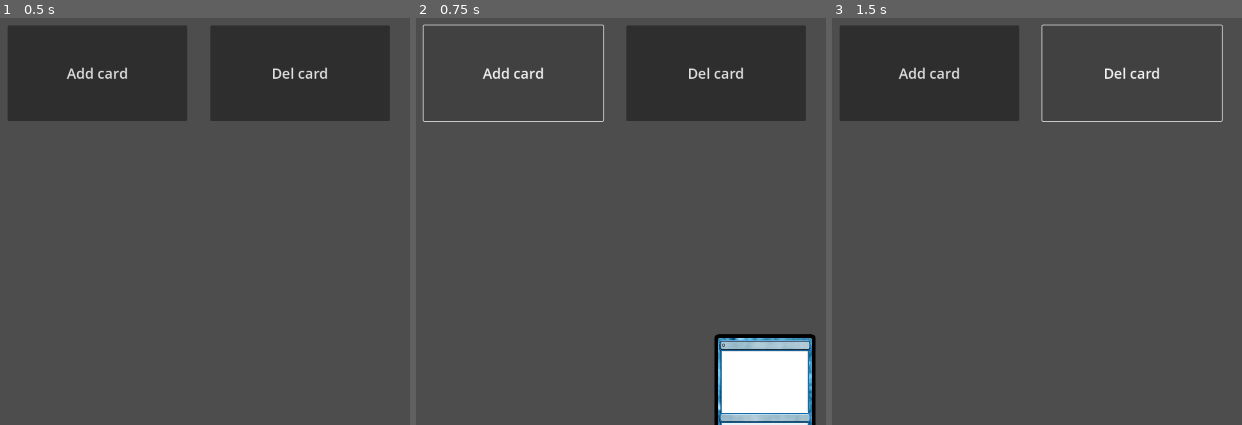
Above: before the commit, frames 1-3 (left to right).
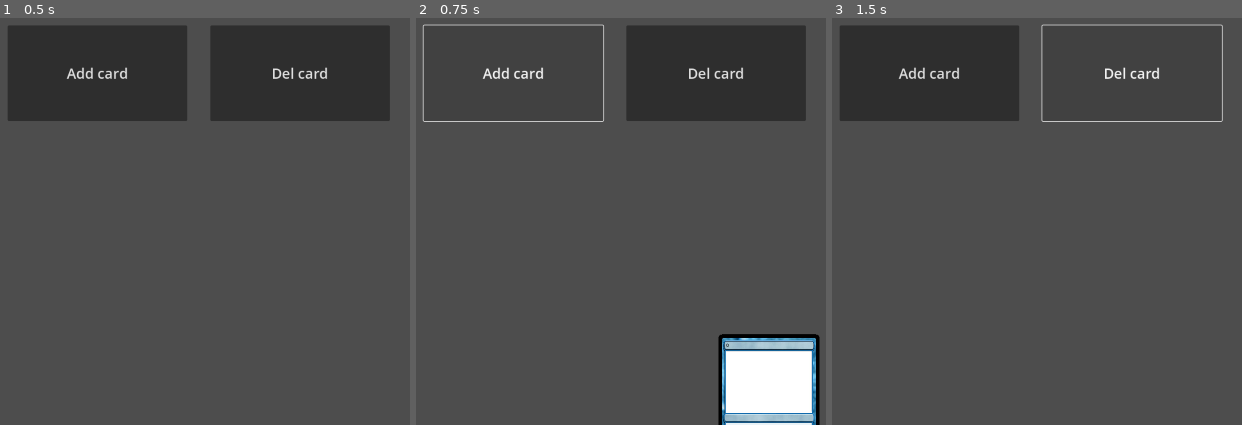
Above: after the commit, the same moments.

Repository: Crumbobly/CardSiege
Game: Godot game, scene res://scenes/del.tscn
The game is run twice, just before and just after one commit, with the same random seed, the same clock (stepped at 60 frames per second) and the same inputs.
Inputs:
- Up to frame 1 (0.5 s): no input
- Up to frame 2 (0.75 s): click "Add card" at 0.5 s
- Up to frame 3 (1.5 s): click "Del card" at 1.25 s

Frame 1 is identical in both runs. In frame 2, 1.3% of the frame differs, in the area x 72-99%, y 77-100%; in frame 3, nothing differs.

Commit message:
Bug fixed

Diff:
--- a/scenes/card/Card.tscn
+++ b/scenes/card/Card.tscn
@@ -8,7 +8,7 @@
 font_color = Color(0, 0, 0, 1)
 
 [sub_resource type="RectangleShape2D" id="RectangleShape2D_27t2f"]
-size = Vector2(566, 797)
+size = Vector2(568, 798)
 
 [node name="Card" type="Node2D"]
 script = ExtResource("1_7xc0o")
@@ -27,7 +27,7 @@
 [node name="CardArea" type="Area2D" parent="."]
 
 [node name="CollisionShape2D" type="CollisionShape2D" parent="CardArea"]
-position = Vector2(-2, 0.5)
+position = Vector2(-1, 1)
 shape = SubResource("RectangleShape2D_27t2f")
 
 [connection signal="input_event" from="CardArea" to="." method="_on_card_area_input_event"]
--- a/scenes/card/card.gd
+++ b/scenes/card/card.gd
@@ -4,6 +4,7 @@
 @export var _angle: float = 0.0
 @export var is_highlight: bool = false
 @export var height_offset: float = 0.0
+@export var is_highlight_moved: bool = false
 @export var is_drag = false
 @export var was_drag = false
 
@@ -12,11 +13,13 @@
 
 signal mouse_entered(card: Card)
 signal mouse_exited(card: Card)
-
+signal left_click(card: Card)
+signal dropped(card: Card)
 
 func _ready() -> void:
 	CardNameLabel.set_text(card_name)
-
+	self.scale.x = 0.4
+	self.scale.y = 0.4
 
 """
 Использовать шейдер?
@@ -27,16 +30,28 @@
 func highlight():
 	is_highlight = true
 	self.set_scale(Vector2(0.5,0.5))
-	#self.global_position.y -= 150 + height_offset
 	_angle = self.rotation
 	self.set_rotation(0)
 
+	if !is_highlight_moved:
+		is_highlight_moved = true
+		highlight_move()
+
+func highlight_move():
+	self.global_position.y -= 150 + height_offset
 
 func unhighlight():
 	is_highlight = false
 	self.set_scale(Vector2(0.4,0.4))
-	#self.global_position.y += 150 + height_offset
 	self.set_rotation(_angle)
+
+	if is_highlight_moved:
+		is_highlight_moved = false
+		unhighlight_move()
+
+
+func unhighlight_move():
+	self.global_position.y += 150 + height_offset
 
 
 func _on_card_area_mouse_entered() -> void:
@@ -48,12 +63,15 @@
 
 
 func _on_card_area_input_event(viewport: Node, event: InputEvent, shape_idx: int) -> void:
+
 	if event is InputEventMouseButton:
 		if event.button_index == MOUSE_BUTTON_LEFT:
 			if event.pressed:
+				left_click.emit(self)
 				is_drag = true
 				was_drag = false
 			else :
 				if is_drag:
 					was_drag = true
+					dropped.emit(self)
 				is_drag = false
--- a/scenes/del.tscn
+++ b/scenes/del.tscn
@@ -5,7 +5,7 @@
 [node name="Del" type="Node2D"]
 
 [node name="Hand" parent="." instance=ExtResource("1_3acub")]
-position = Vector2(900, 2200)
+position = Vector2(909, 2200)
 
 [node name="AddCardBtn" type="Button" parent="."]
 offset_left = 132.0
--- a/scenes/hand/hand.gd
+++ b/scenes/hand/hand.gd
@@ -10,55 +10,56 @@
 var del = 0
 
 
+func _process(delta: float) -> void:
+
+	if selected_card != null and selected_card.is_drag:
+		selected_card.global_position = get_global_mouse_position()
+
+
+
+func dropped_card(card: Card):
+
+	card.unhighlight()
+	############
+	print("dropped_card")
+
+	card.is_highlight_moved = false
+	recalculate_all_card_position()
+
+
 """
 Функция пересчета (переустановки) позиций карт в руке
 set_scale - заменить на глобальную переменную или ...
 """
-func recalculate_cards_positions():
+func _get_cards_positions():
 
 	var current_card_count = len(card_collection)
 	if current_card_count == 0:
-		return
+		return null
 
 	# Определение точек
 	var coords = hand_circle.distribute_points_with_max_distance(current_card_count)
-
-	# Установка карты в каждую точку и поворот карты на необходимый угол
-	for i in range(len(coords)):
-		var card = card_collection[i]
-		var card_pos = hand_circle.get_card_position(coords[i])
-		card.set_position(Vector2(card_pos[0], card_pos[1]))
-		card.set_rotation_degrees(card_pos[2])
-		card.height_offset = hand_circle.circle.shape.radius + card_pos[1]
-		card.set_scale(Vector2(0.4, 0.4))
+	return coords
 
 
-func _del():
-	var current_card_count = len(card_collection)
-	if current_card_count == 0:
+func recalculate_all_card_position():
+	var coords = _get_cards_positions()
+
+	if coords == null:
 		return
 
-	# Определение точек
-	var coords = hand_circle.distribute_points_with_max_distance(current_card_count)
-	var selected_card_index = card_collection.find(selected_card)
-	return hand_circle.get_card_position(coords[selected_card_index])
+	for i in range(len(coords)):
+		recalculate_one_card_position(i, coords)
 
 
-func _process(delta: float) -> void:
-
-	if selected_card:
-		for c in card_collection:
-			if selected_card != c:
-				c.is_drag = false
-				c.was_drag = false
-
-	if selected_card != null and selected_card.is_drag:
-		selected_card.global_position = get_global_mouse_position()
-
-	if selected_card != null and selected_card.was_drag:
-		var coords = _del()
-		selected_card.set_position(Vector2(coords[0], coords[1]))
-		selected_card.set_rotation_degrees(coords[2])
+func recalculate_one_card_position(i: int, coords, only_pos: bool = false):
+	var card = card_collection[i]
+	var card_pos = hand_circle.get_card_position(coords[i])
+	card.position.x = card_pos[0]
+	card.position.y = card_pos[1]
+	if !only_pos:
+		card.set_rotation_degrees(card_pos[2])
+	card.height_offset = hand_circle.circle.shape.radius + card_pos[1]
 
 
 func add_card():
@@ -67,16 +68,18 @@
 	del += 1
 	new_card.mouse_entered.connect(card_selected)
 	new_card.mouse_exited.connect(card_unselected)
+	new_card.dropped.connect(dropped_card)
+
 	card_collection.append(new_card)
 	hand_cards.add_child(new_card)
-	recalculate_cards_positions()
+	recalculate_all_card_position()
 
 
 """Пока удаляет последнюю карту"""
 func remove_card():
 	var removed_card = card_collection.pop_back()
 	hand_cards.remove_child(removed_card)
-	recalculate_cards_positions()
+	recalculate_all_card_position()
 
 
 func card_selected(card: Card):
@@ -86,6 +89,7 @@
 
 
 func card_unselected(card: Card):
+	print("card_unselected")
 	var card_index = card_collection.find(card)
 	selected_index_card_collection.remove_at(selected_index_card_collection.find(card_index))
 	recalculate_highlight_cards()
@@ -93,25 +97,32 @@
 
 # TODO("Переписать")
 func recalculate_highlight_cards():
+
+	if selected_card and selected_card.is_drag:
+		return
+
 	var max_card_index = selected_index_card_collection.max()
+	var max_card
 
 	if max_card_index == null:
-		selected_card = null
+		max_card = null
+	else:
+		max_card = card_collection[max_card_index]
+	selected_card = max_card
 
 	for index in range(len(card_collection)):
 
 		if index == max_card_index:
-			var max_card = card_collection[max_card_index]
-			selected_card = max_card
-
-
 			if max_card.is_highlight == false:
 				max_card.highlight()
 				hand_cards.move_child(max_card, -1)
 
 		else:
 			var other_card = card_collection[index]
-			if other_card.is_highlight == true and !other_card.is_drag:
+			other_card.is_drag = false
+			other_card.was_drag = false
+
+			if other_card.is_highlight == true:
 				other_card.unhighlight()
 
 			var old_index = card_collection.find(other_card)
